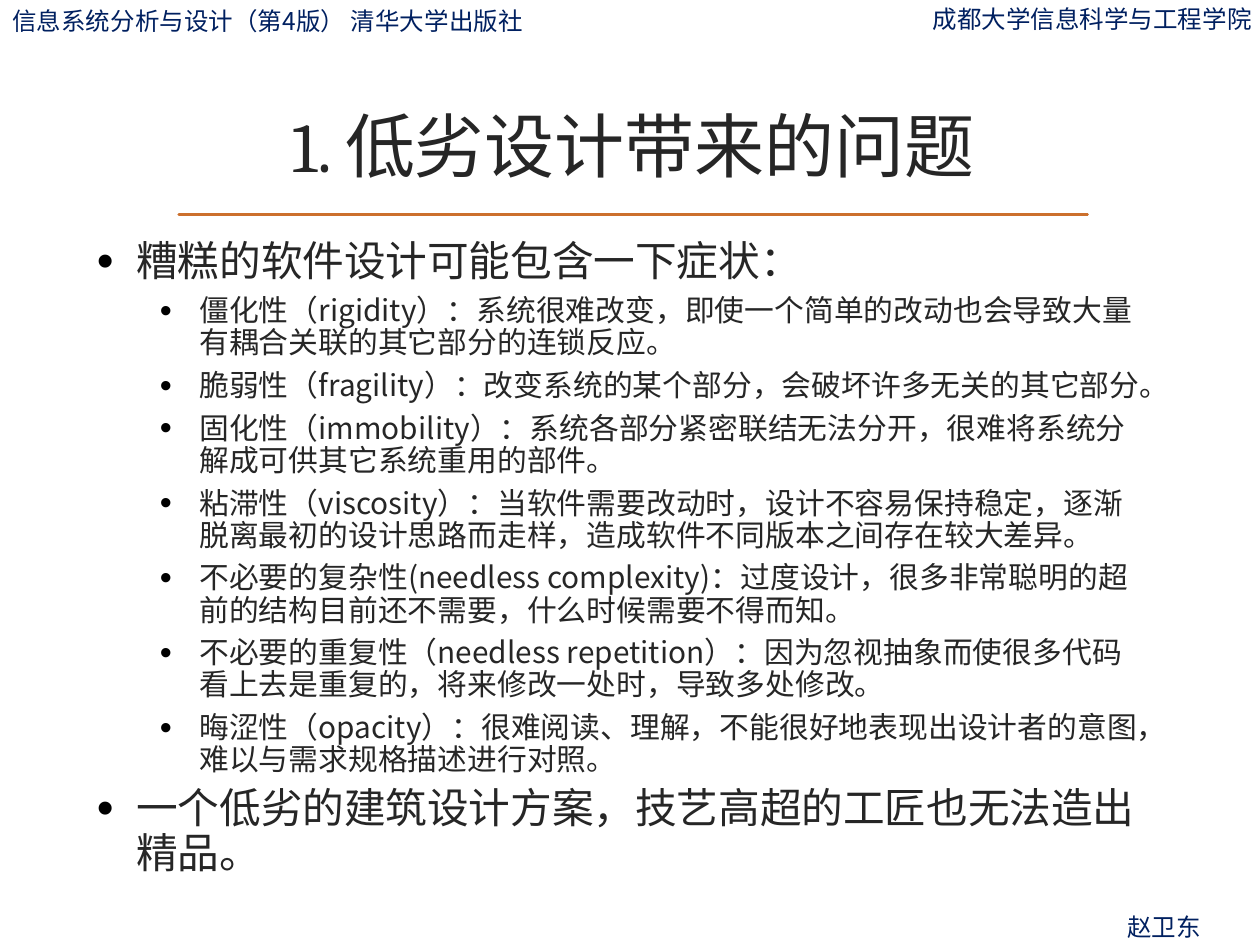
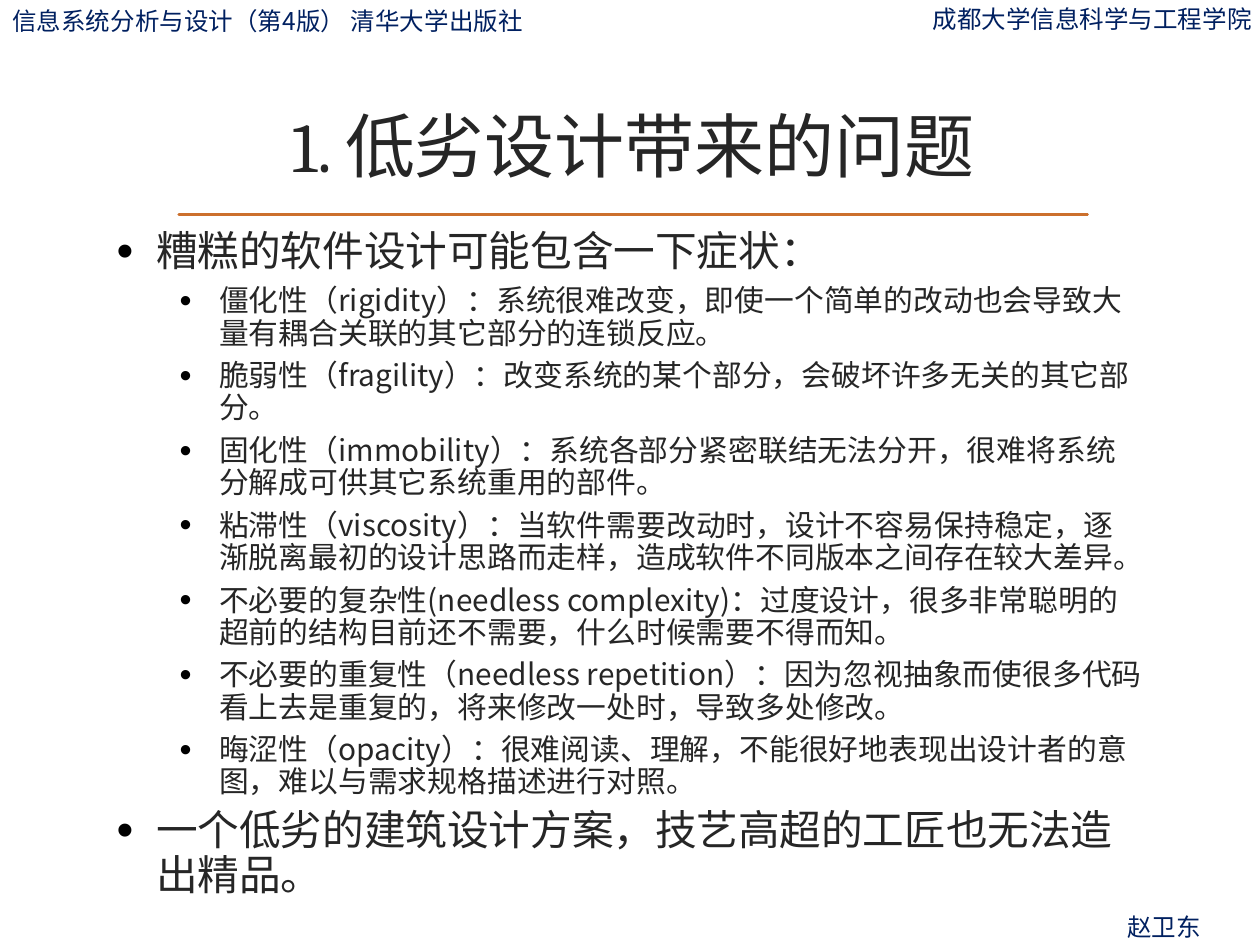
Before and after one commit to ylfagh/is_analysis-1, a slide deck: slide 9 of ppt/第9章-系统设计概述.pptx. Drawn at 1260x945 pixels with LibreOffice and Linux fonts; fonts in the diff are those of the drawing; background and template pictures are left out. Boxes give left, top, right and bottom in pixels: in the first picture for what was removed or moved away, otherwise in the second. Text is boxed around its words. In the diff, an @@ line names an element or a change of style, - is before the commit and + after.

```diff
--- a/ppt/第9章-系统设计概述.pptx
+++ b/ppt/第9章-系统设计概述.pptx
@@ text "糟糕的软件设计可能包含一下症状：" rewrapped from (136, 241, 1169, 872) to (156, 231, 1143, 894) @@
```
Also in this commit, not shown: 1 other slide changed, 1 other file.
